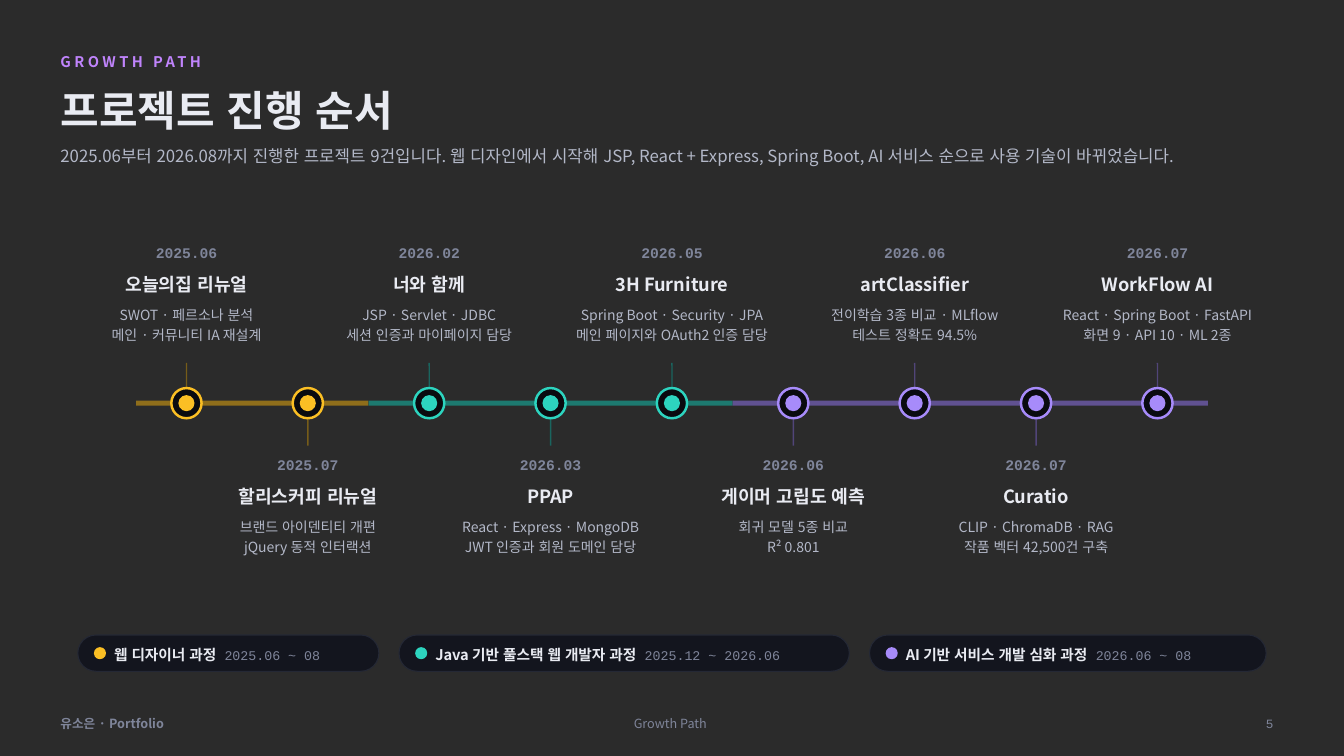
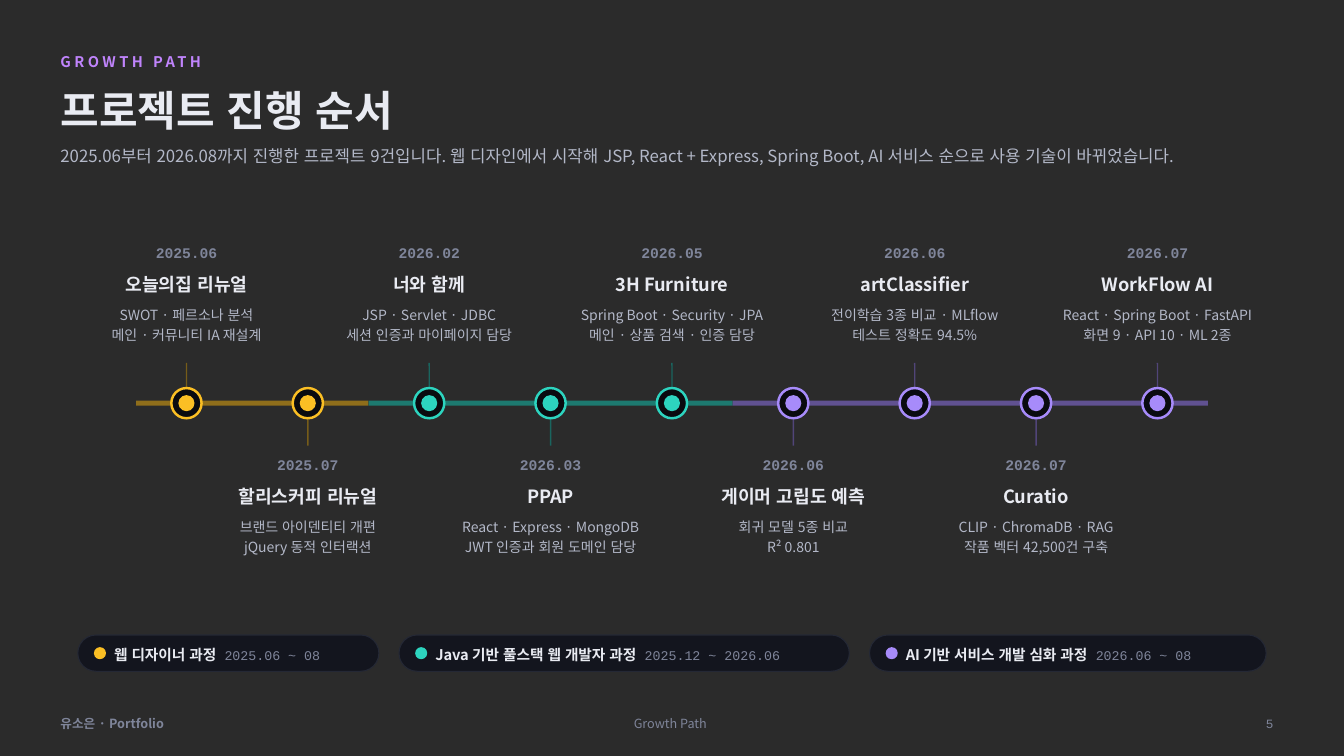
Before and after one commit to soeun-yu/soeun-yu.github.io, a slide deck: slide 5 of 유소은_포트폴리오.pptx. Drawn at 1344x756 pixels with LibreOffice and Linux fonts; fonts in the diff are those of the drawing; background and template pictures are left out; a plain dark background stands for a picture behind light text. Boxes give left, top, right and bottom in pixels: in the first picture for what was removed or moved away, otherwise in the second. Text is boxed around its words. In the diff, an @@ line names an element or a change of style, - is before the commit and + after.

```diff
--- a/유소은_포트폴리오.pptx
+++ b/유소은_포트폴리오.pptx
@@ text at box(589, 328, 755, 341): text changed @@
-메인 페이지와 OAuth2 인증 담당
+메인 · 상품 검색 · 인증 담당
```
Also in this commit, not shown: 10 other slides changed, 4 slides added, 2 other files.
